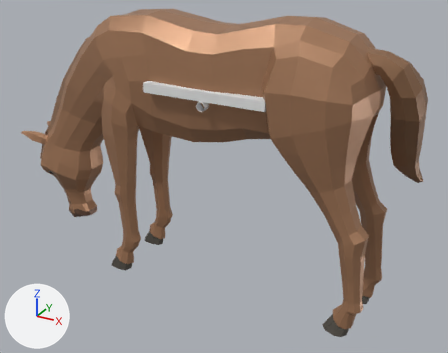
The glTF model game/assets/models/buildings/horse_1.glb as it was, and as the next commit left it.
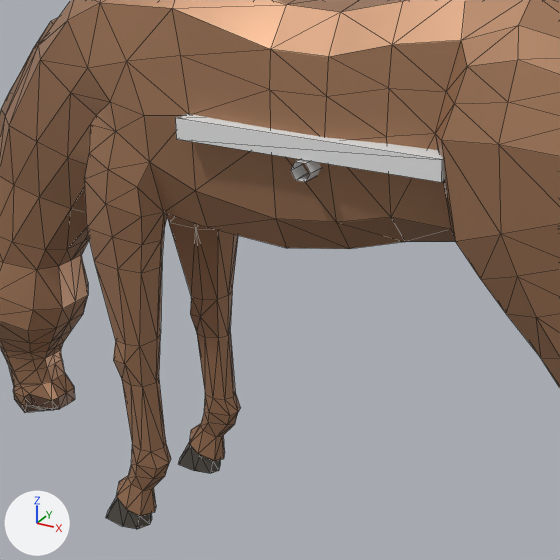
Each version is shown whole from a 50 mm lens placed at (1.49, -2.77, 2.05), pointed at (-0.05, 0.04, 0.65), then close up on the part from 14% to 71% of the width and 8% to 81% of the height. Arrows for +X, +Y and +Z are at lower left; the lights stay in place. The first two pictures are the older version. The close-ups show mesh edges as thin lines. Vertices at exactly the same position are counted once.

Objects in the first close-up: 'horse_1'.
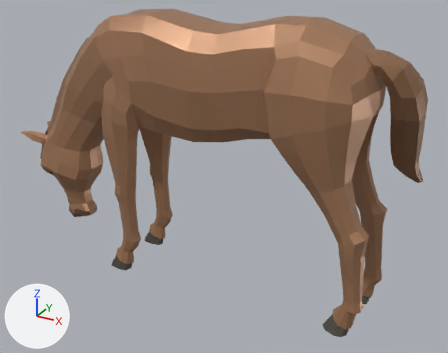
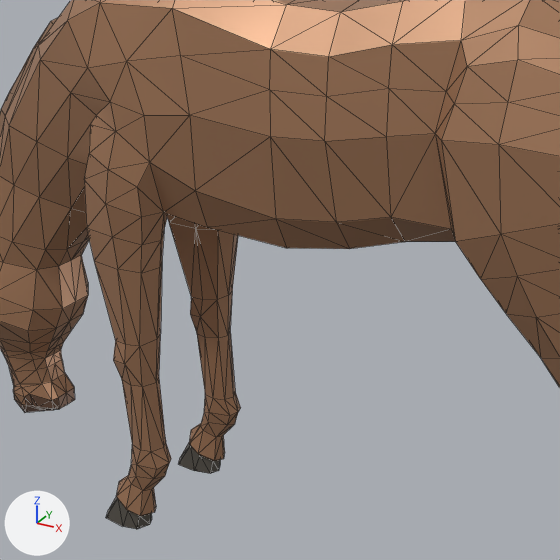
Edits to the bpy script that builds the scene:
```text
Change mat_main:
    where n0 = _N.new('ShaderNodeBsdfPrincipled'); n0.name = 'Principled BSDF'
    add n0.inputs[0].default_value = (0.42, 0.22, 0.12, 1.0)  # 'Base Color', brown #ad8161
    remove n2 = _N.new('ShaderNodeMix'); n2.name = 'Mix'
    remove n2.data_type = 'RGBA'
    remove n2.blend_type = 'MULTIPLY'
    remove n2.inputs[0].default_value = 1.0  # 'Factor'
    remove n2.inputs[7].default_value = (0.42, 0.22, 0.12, 1.0)  # 'B', brown #ad8161
    remove n3 = _N.new('ShaderNodeVertexColor'); n3.name = 'Color Attribute'
    remove _L.new(n2.outputs[2], n0.inputs[0])  # 'Result' to 'Base Color'
    remove _L.new(n3.outputs[0], n2.inputs[6])  # 'Color' to 'A'
Change mat_hooves:
    where n0 = _N.new('ShaderNodeBsdfPrincipled'); n0.name = 'Principled BSDF'
    add n0.inputs[0].default_value = (0.118, 0.105, 0.0872, 1.0)  # 'Base Color', dark grey #605b53
    remove n2 = _N.new('ShaderNodeMix'); n2.name = 'Mix'
    remove n2.data_type = 'RGBA'
    remove n2.blend_type = 'MULTIPLY'
    remove n2.inputs[0].default_value = 1.0  # 'Factor'
    remove n2.inputs[7].default_value = (0.118, 0.105, 0.0872, 1.0)  # 'B', dark grey #605b53
    remove n3 = _N.new('ShaderNodeVertexColor'); n3.name = 'Color Attribute'
    remove _L.new(n2.outputs[2], n0.inputs[0])  # 'Result' to 'Base Color'
    remove _L.new(n3.outputs[0], n2.inputs[6])  # 'Color' to 'A'
Change me_horse:
    used by ob_horse_1; location = (0.0, 0.0, 0.0)
    remove me_horse.from_pydata(...)  # 1113 vertices, 2204 faces; spans x -1.44..0.99, y -0.31..0.34, z 0.0..1.57
    add me_horse.from_pydata(...)  # 1093 vertices, 2182 faces; spans x -1.44..0.99, y -0.31..0.34, z 0.0..1.57
    me_horse part 1: the loose piece of 12 vertices spanning x -0.03..0.02, y -0.28..0.28, z 1.13..1.17 is deleted
    me_horse part 2: the loose piece of 8 vertices spanning x -0.35..0.33, y -0.27..0.27, z 1.17..1.22 is deleted
    remove me_horse.materials.append(mat_iron)
    remove me_horse.materials.append(mat_planks)
```

Changed parts and their boxes (x1, y1, x2, y2) in the close-ups (560 x 560 px):
'horse_1', recoloured, reshaped: (0, 0, 560, 529) in both
part 1 of me_horse, deleted: before (291, 159, 321, 182)
part 2 of me_horse, deleted: before (176, 114, 445, 182)
